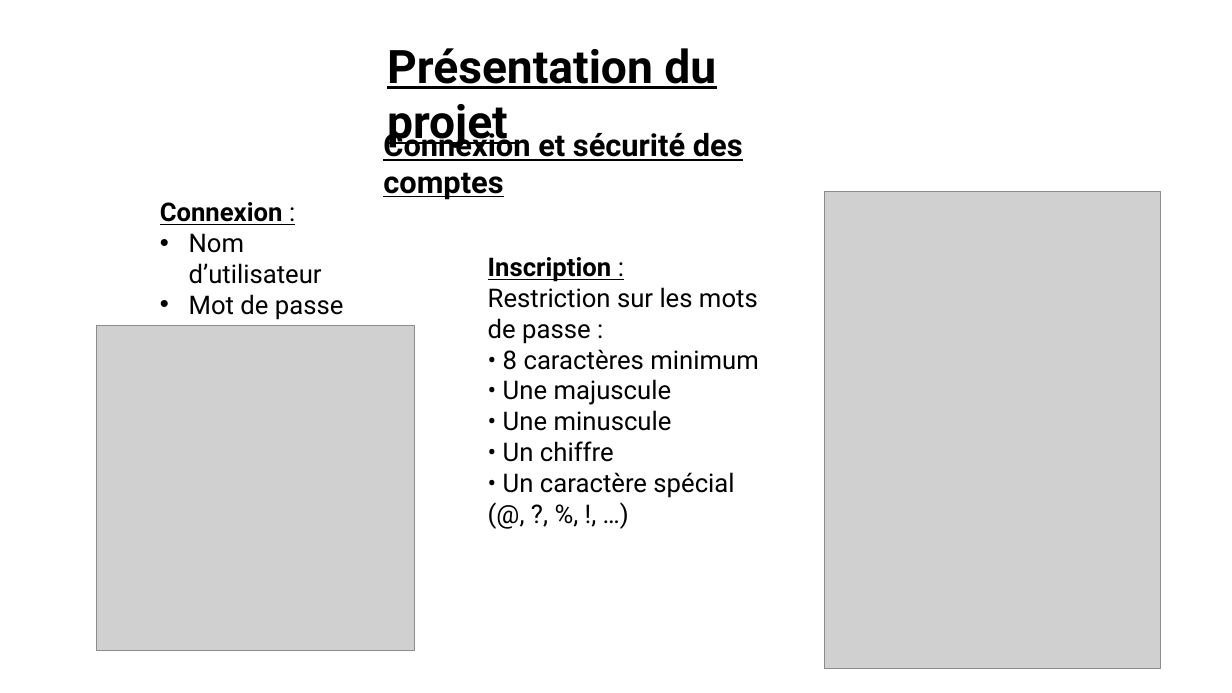
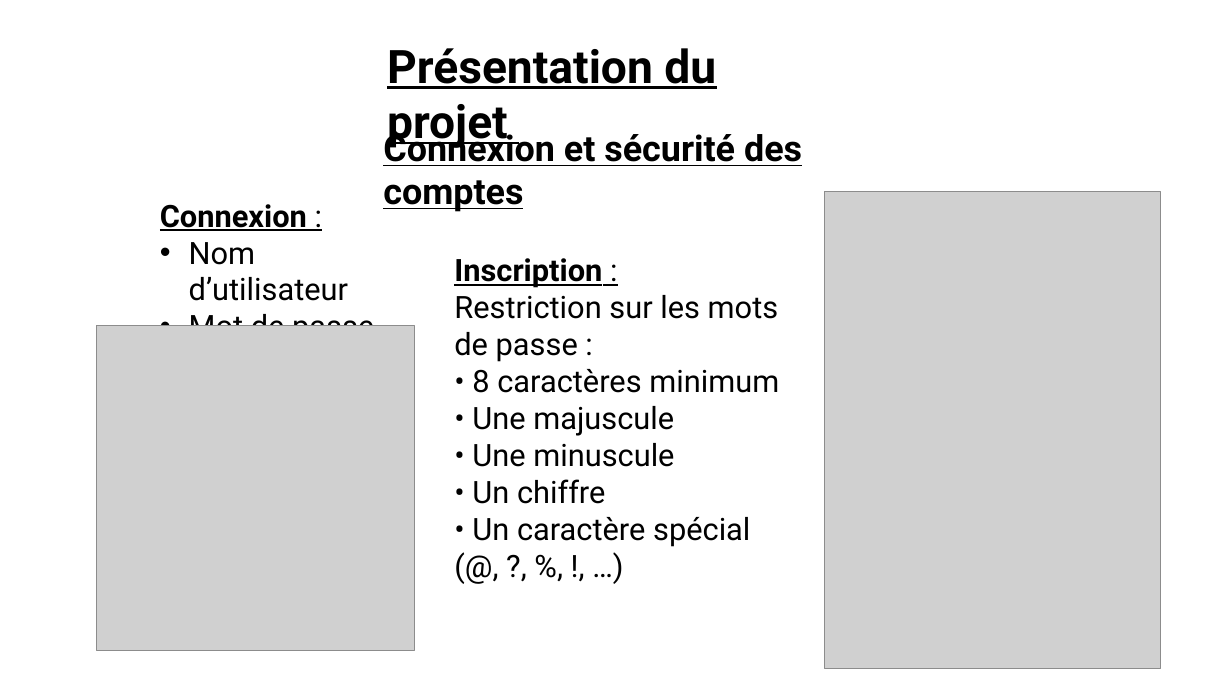
Before and after one commit to vento11b/mini-projet2, a slide deck: slide 4 of Présentation/TOKI.pptx. Drawn at 1232x693 pixels with LibreOffice and Linux fonts; fonts in the diff are those of the drawing; grey boxes stand for pictures. Boxes give left, top, right and bottom in pixels: in the first picture for what was removed or moved away, otherwise in the second. Text is boxed around its words. In the diff, an @@ line names an element or a change of style, - is before the commit and + after.

```diff
--- a/Présentation/TOKI.pptx
+++ b/Présentation/TOKI.pptx
@@ text "Connexion et sécurité des comptes" at bbox=[383, 128, 802, 212]: size 24 to 28 pt @@
@@ text "Connexion :" at bbox=[160, 204, 374, 326]: size 20 to 24 pt @@
@@ text "Inscription :" at bbox=[454, 258, 779, 547]: size 20 to 24 pt @@
@@ text "Inscription :": place and size @@
-text "Inscription :" at bbox=[488, 257, 758, 498]
+text "Inscription :" at bbox=[454, 258, 779, 547]
```
Also in this commit, not shown: 7 other slides changed, 1 other file.
